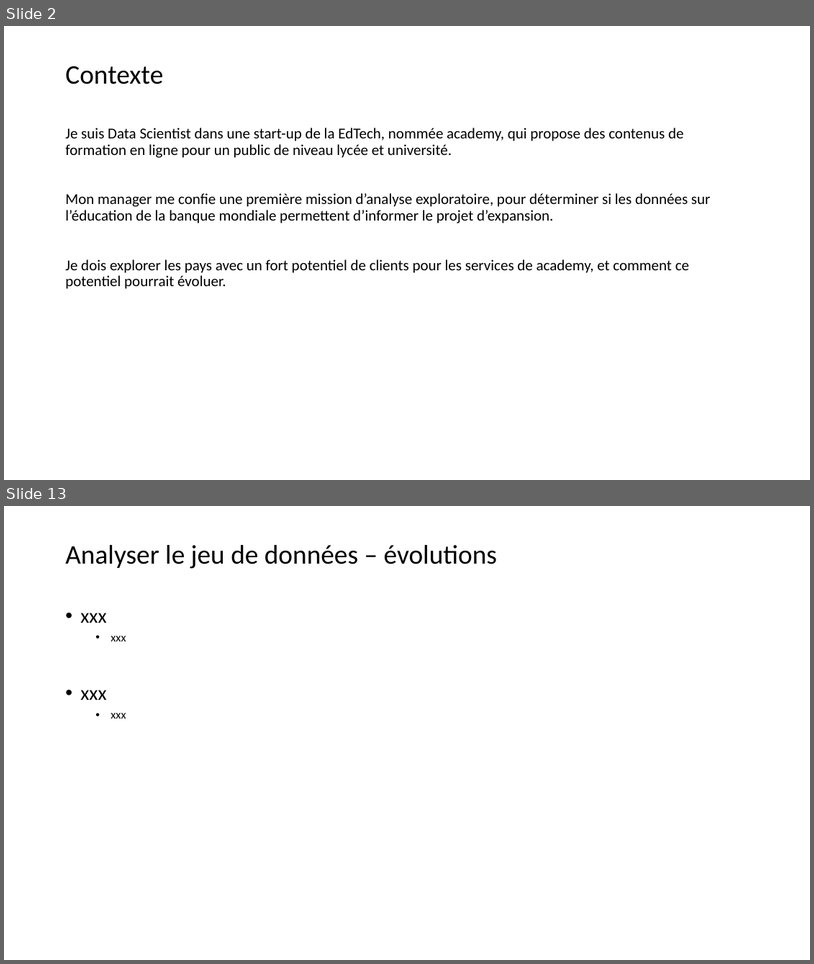
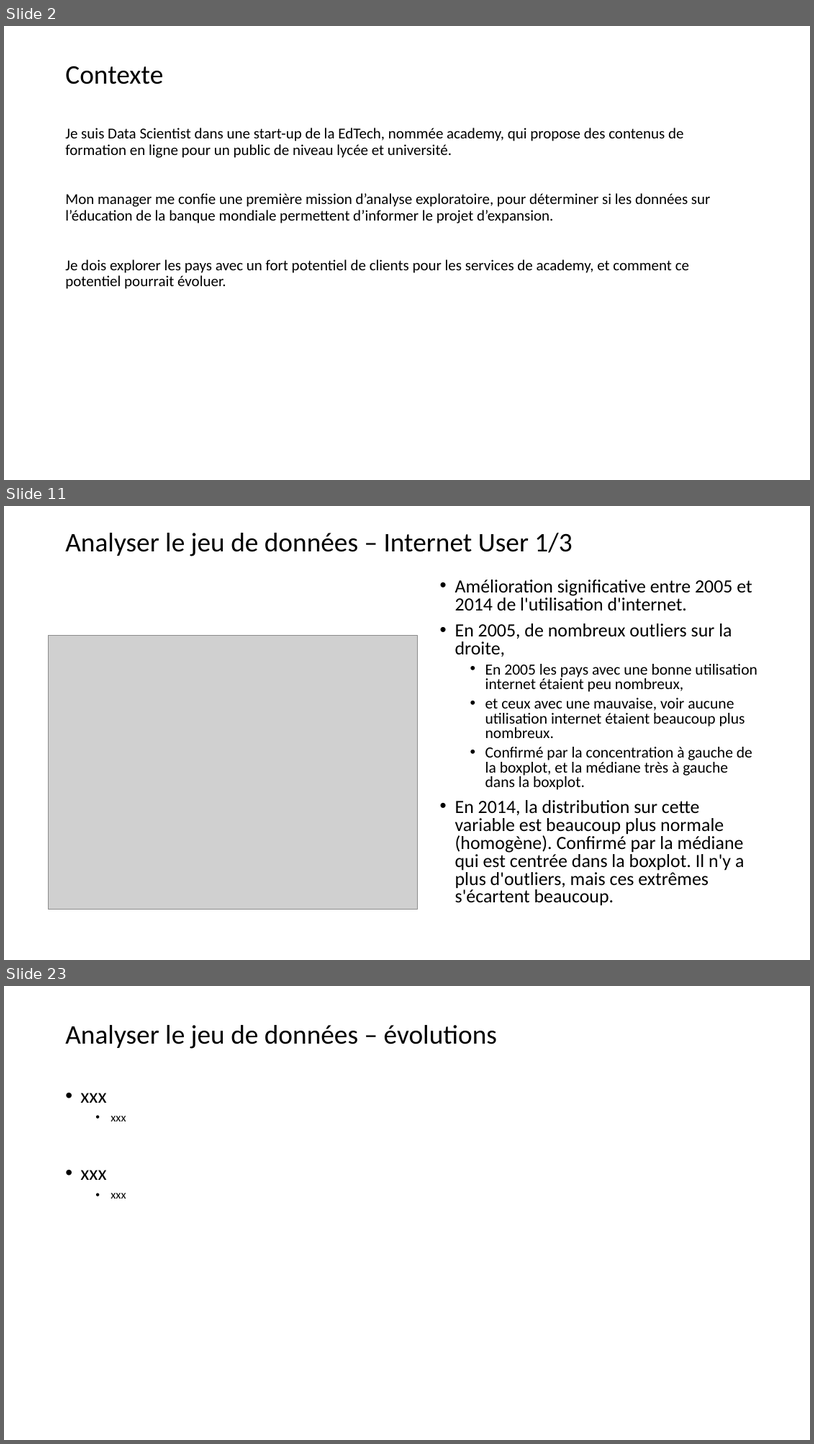
Before and after one commit to ludovic-source/Data_scientist_formation, a slide deck: livrables/Projet_2_presentation_Ludovic_Chimier.pptx. Shown one above the other, each under a label of ours: slides 2 and 13 before the commit, slides 2, 11 and 23 after it; the slides between them are not shown. The pictures are 814x964 and 814x1444 pixels, drawn with LibreOffice and Linux fonts; fonts in the diff are those of the drawing; grey boxes stand for pictures. Boxes give left, top, right and bottom in pixels: in the first picture for what was removed or moved away, otherwise in the second. Text is boxed around its words. In the diff, an @@ line names an element or a change of style, - is before the commit and + after.

```diff
--- a/livrables/Projet_2_presentation_Ludovic_Chimier.pptx
+++ b/livrables/Projet_2_presentation_Ludovic_Chimier.pptx
@@ slide 11 added at (x1=4, y1=506, x2=810, y2=960), background #FFFFFF @@
@@ title added at (x1=65, y1=533, x2=572, y2=556), 32 pt, text #000000 @@
+Analyser le jeu de données – Internet User 1/3
@@ text added at (x1=455, y1=579, x2=758, y2=906), 22.2 pt, text #000000 @@
+• Amélioration significative entre 2005 et 2014 de l'utilisation d'internet.
+• En 2005, de nombreux outliers sur la droite,
+  • En 2005 les pays avec une bonne utilisation internet étaient peu nombreux,
+  • et ceux avec une mauvaise, voir aucune utilisation internet étaient beaucoup plus nombreux.
+  • Confirmé par la concentration à gauche de la boxplot, et la médiane très à gauche dans la boxplot.
+• En 2014, la distribution sur cette variable est beaucoup plus normale (homogène). Confirmé par la médiane qui est centrée dans la boxplot. Il n'y a plus d'outliers, mais ces extrêmes s'écartent beaucoup.
@@ picture added at (x1=48, y1=636, x2=418, y2=909) @@
@@ what was slide 13 is now slide 23 @@
```
Also in this commit, not shown: 10 slides changed, 15 other slides added, 1 slide removed.
